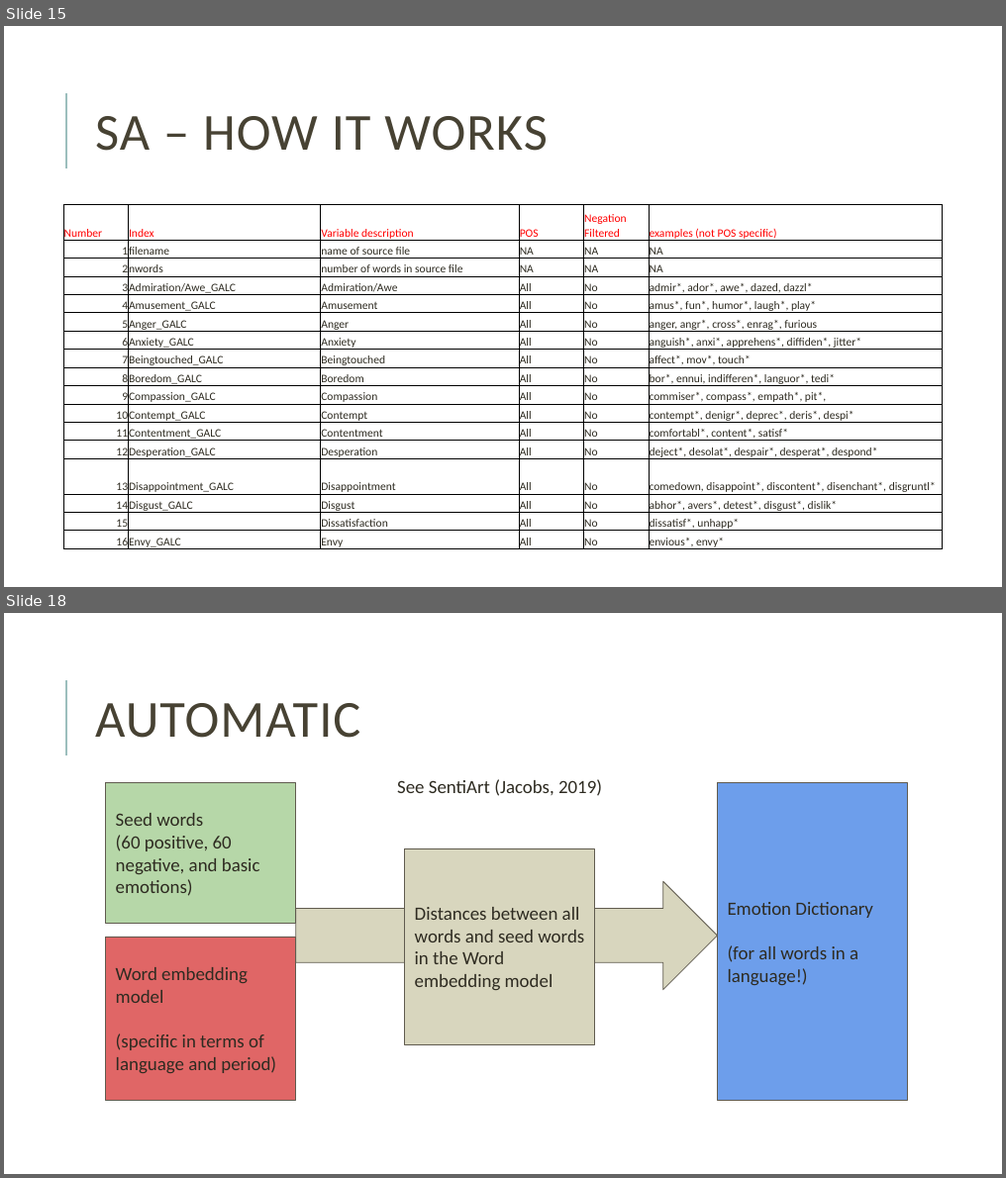
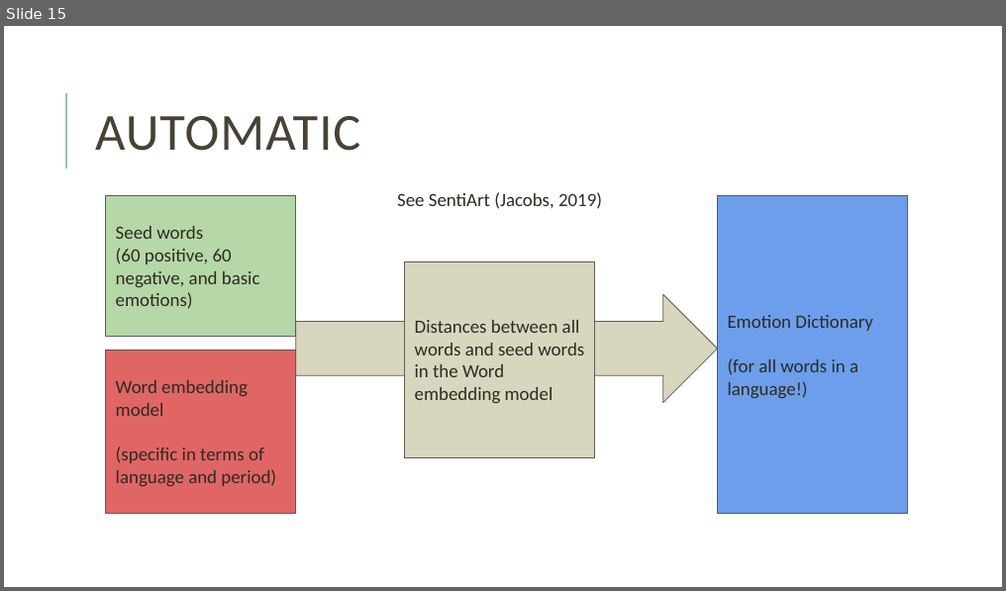
Before and after one commit to giuliagrisot/Sentiment_Analysis_CDH_Data_School_2024, a slide deck: SA.pptx. Shown one above the other, each under a label of ours: slides 15 and 18 before the commit, slide 15 after it; the slides between them are not shown. The pictures are 1006x1178 and 1006x591 pixels, drawn with LibreOffice and Linux fonts; fonts in the diff are those of the drawing. Boxes give left, top, right and bottom in pixels: in the first picture for what was removed or moved away, otherwise in the second. Text is boxed around its words. In the diff, an @@ line names an element or a change of style, - is before the commit and + after.

```diff
--- a/SA.pptx
+++ b/SA.pptx
@@ slide 15 removed at (4,26,1002,587), background #FFFFFF; not listed: 1 template element that a slide beside it also shows @@
@@ title removed at (95,116,547,151) @@
-SA – HOW IT WORKS
@@ table removed at (63,205,944,553), 17 rows, 6 columns @@
-Number | Index | Variable description | POS | Negation Filtered | examples (not POS specific)
-1 | filename | name of source file | NA | NA | NA
-2 | nwords | number of words in source file | NA | NA | NA
-3 | Admiration/Awe_GALC | Admiration/Awe | All | No | admir*, ador*, awe*, dazed, dazzl*
-4 | Amusement_GALC | Amusement | All | No | amus*, fun*, humor*, laugh*, play*
-5 | Anger_GALC | Anger | All | No | anger, angr*, cross*, enrag*, furious
-6 | Anxiety_GALC | Anxiety | All | No | anguish*, anxi*, apprehens*, diffiden*, jitter*
-7 | Beingtouched_GALC | Beingtouched | All | No | affect*, mov*, touch*
-8 | Boredom_GALC | Boredom | All | No | bor*, ennui, indifferen*, languor*, tedi*
-9 | Compassion_GALC | Compassion | All | No | commiser*, compass*, empath*, pit*,
-10 | Contempt_GALC | Contempt | All | No | contempt*, denigr*, deprec*, deris*, despi*
-11 | Contentment_GALC | Contentment | All | No | comfortabl*, content*, satisf*
-12 | Desperation_GALC | Desperation | All | No | deject*, desolat*, despair*, desperat*, despond*
-13 | Disappointment_GALC | Disappointment | All | No | comedown, disappoint*, discontent*, disenchant*, disgruntl*
-14 | Disgust_GALC | Disgust | All | No | abhor*, avers*, detest*, disgust*, dislik*
-15 |  | Dissatisfaction | All | No | dissatisf*, unhapp*
-16 | Envy_GALC | Envy | All | No | envious*, envy*
@@ what was slide 18 is now slide 15 @@
```
Also in this commit, not shown: 10 slides changed, 3 slides added, 5 other slides removed.
